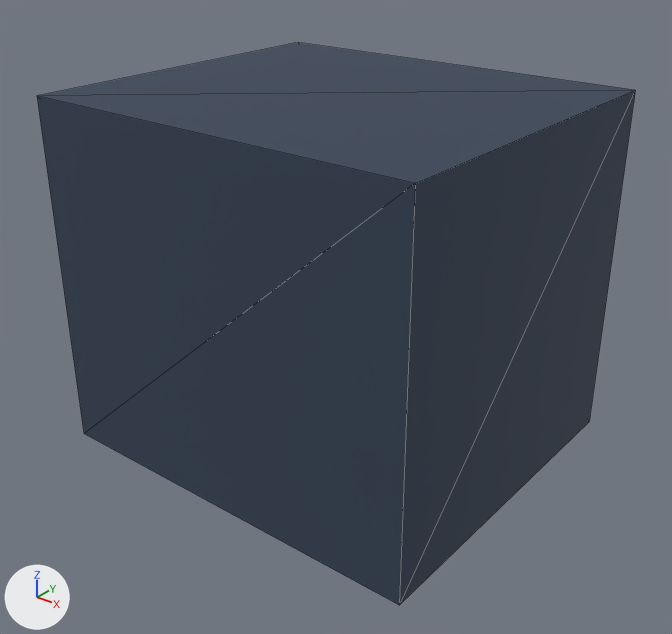
The glTF model public/assets/models/buildings/bld_construction_site_01.glb, before and after one commit.
Rendered twice from a camera (50 mm lens) standing at (20.7, -26.1, 21.3) and looking at (0.6, -0.9, 5.7). Arrows for +X, +Y and +Z are at lower left; the lights stay in place. The first picture is the older version. Mesh edges are drawn as thin lines. Where no turn or scale is listed for an object, it has been applied to the vertices.

The scene before the commit, as lines of its bpy script (objects in view):
```python
mat_material_0 = principled_material('Material_0')
mat_material_0.base_color = (0.0331, 0.0529, 0.0908)  # dark blue #334155
mat_material_0.roughness = 0.8
me_mesh_0 = bpy.data.meshes.new('Mesh_0')
me_mesh_0.from_pydata(...)  # a box spanning x -8.0..8.0, y -7.0..7.0, z -7.0..7.0
me_mesh_0.materials.append(mat_material_0)  # dark blue #334155
ob_mesh_0 = bpy.data.objects.new('Mesh_0', me_mesh_0)
ob_mesh_0.location = (0.0, 0.0, 7.0)
```
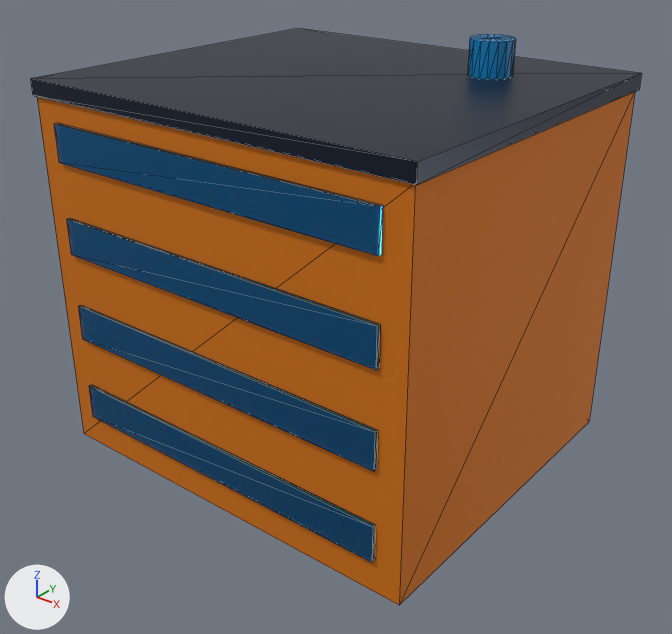
Pixel boxes (x1, y1, x2, y2) of what changed, in the pictures (672 x 634 px):
'Mesh_0', recoloured (dark blue to orange): (37, 92, 635, 605) in both
'Mesh_1', added: after (31, 28, 642, 185)
'Mesh_5', added: after (54, 123, 383, 256)
'Mesh_4', added: after (66, 218, 380, 370)
'Mesh_3', added: after (78, 305, 378, 472)
'Mesh_2', added: after (89, 385, 375, 563)
'Mesh_6', added (blue): after (467, 34, 516, 79)

Diff of the bpy script that builds the scene:
```diff
--- a/public/assets/models/buildings/bld_construction_site_01.glb.py
+++ b/public/assets/models/buildings/bld_construction_site_01.glb.py
@@ mat_material_0 @@
 mat_material_0 = principled_material('Material_0')
-mat_material_0.base_color = (0.0331, 0.0529, 0.0908)  # dark blue #334155
+mat_material_0.base_color = (0.694, 0.184, 0.00182)  # orange #d97706
 mat_material_0.roughness = 0.8
@@ mat_material_3 @@
+mat_material_3 = principled_material('Material_3')
+mat_material_3.base_color = (0.000607, 0.231, 0.571)  # blue #0284c7
+mat_material_3.roughness = 0.4
@@ mat_material_2 @@
+mat_material_2 = principled_material('Material_2')
+mat_material_2.base_color = (0.000607, 0.231, 0.571)  # blue #0284c7
+mat_material_2.metallic = 0.9
+mat_material_2.roughness = 0.1
+mat_material_2.alpha = 0.7
@@ mat_material_1 @@
+mat_material_1 = principled_material('Material_1')
+mat_material_1.base_color = (0.013, 0.0222, 0.0437)  # dark blue #1e293b
+mat_material_1.metallic = 0.6
+mat_material_1.roughness = 0.4
@@ me_mesh_6 @@
+me_mesh_6.from_pydata(...)  # 36 vertices, 64 faces; spans x -0.8..0.8, y -0.8..0.8, z -0.75..0.75
+me_mesh_6.materials.append(mat_material_3)  # blue #0284c7
@@ me_mesh_5 @@
+me_mesh_5.from_pydata(...)  # a box spanning x -7.0..7.0, y -0.08..0.08, z -0.7..0.7
+me_mesh_5.materials.append(mat_material_2)  # blue #0284c7
@@ me_mesh_1 @@
+me_mesh_1.from_pydata(...)  # a box spanning x -8.1..8.1, y -7.1..7.1, z -0.3..0.3
+me_mesh_1.materials.append(mat_material_1)  # dark blue #1e293b
@@ ob_mesh_6 @@
+ob_mesh_6 = bpy.data.objects.new('Mesh_6', me_mesh_6)
+ob_mesh_6.location = (4.0, 3.5, 15.1)
@@ ob_mesh_5 @@
+ob_mesh_5 = bpy.data.objects.new('Mesh_5', me_mesh_5)
+ob_mesh_5.location = (0.0, -7.08, 12.5)
@@ ob_mesh_4 @@
+ob_mesh_4 = bpy.data.objects.new('Mesh_4', me_mesh_5.copy())
+ob_mesh_4.location = (0.0, -7.08, 9.0)
@@ ob_mesh_3 @@
+ob_mesh_3 = bpy.data.objects.new('Mesh_3', me_mesh_5.copy())
+ob_mesh_3.location = (0.0, -7.08, 5.5)
@@ ob_mesh_2 @@
+ob_mesh_2 = bpy.data.objects.new('Mesh_2', me_mesh_5.copy())
+ob_mesh_2.location = (0.0, -7.08, 2.0)
@@ ob_mesh_1 @@
+ob_mesh_1 = bpy.data.objects.new('Mesh_1', me_mesh_1)
+ob_mesh_1.location = (0.0, 0.0, 14.3)
```
